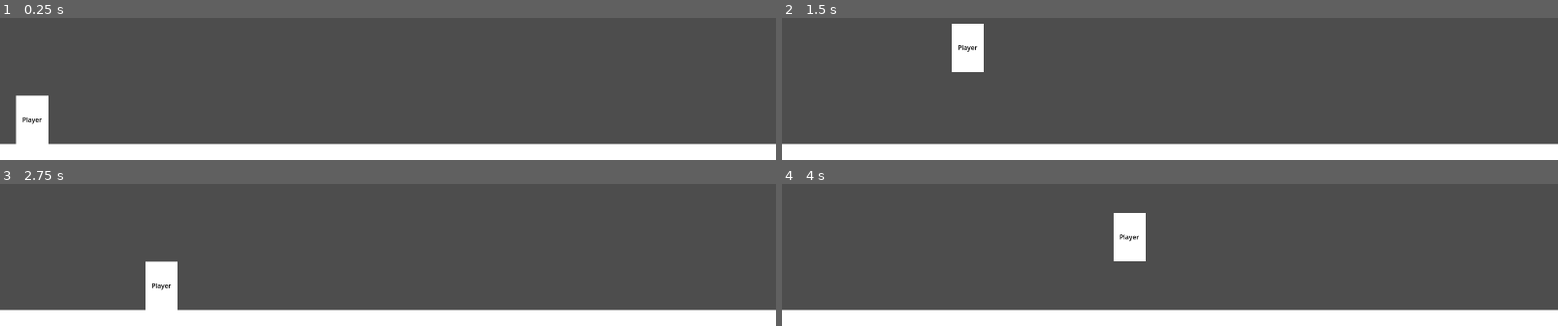
Above: before the commit, frames 1-4 (two rows, left to right).
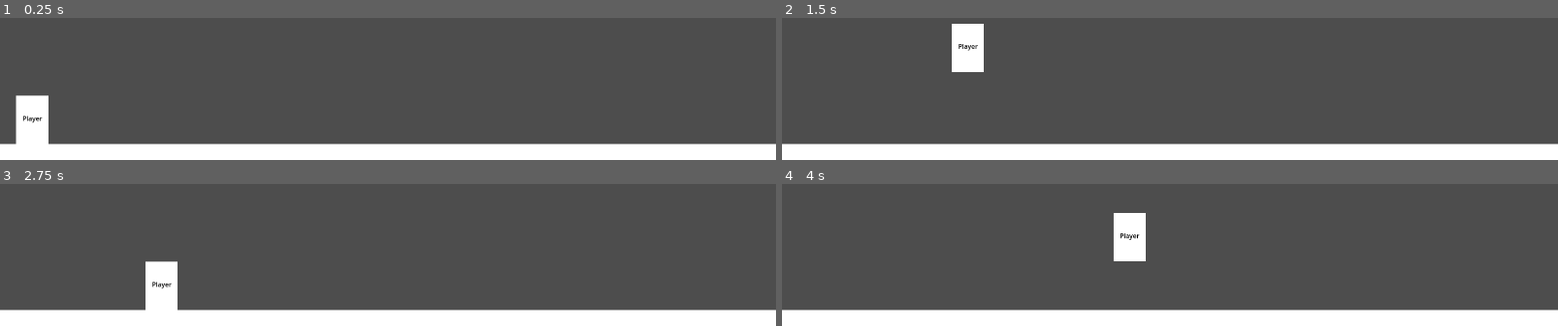
Above: after the commit, the same moments.

Repository: UnChiller/Github-Game-Off-2024
Game: Godot game, scene res://Scenes/world.tscn
Same seed, same stepped clock (60 frames per second), same inputs: the game is played once before the commit and once after it.
Inputs:
- Up to frame 1 (0.25 s): no input
- Up to frame 2 (1.5 s): tap Enter at 0.5 s; hold Right (move_right) from 0.53 s (still down); tap C (jump) at 0.77 s
- Up to frame 3 (2.75 s): tap C (jump) at 1.52 s; release Right (move_right) at 2.03 s; hold Left (move_left) from 2.03 s (still down)
- Up to frame 4 (4 s): release Left (move_left) at 2.78 s; hold Right (move_right) from 2.78 s (still down); tap C (jump) at 3.02, 3.77 s

The runs differ from the first frame. In frame 1, less than 0.1% of the frame differs, in the area x 2-6%, y 68-75%; in frame 2, less than 0.1%, in the area x 22-26%, y 18-24%; in frame 3, less than 0.1%; in frame 4, less than 0.1%.

Commit message:
stuff 👍

Diff:
--- a/Scenes/player.tscn
+++ b/Scenes/player.tscn
@@ -1,23 +1,9 @@
-[gd_scene load_steps=5 format=3 uid="uid://dypaa1cr0c5co"]
+[gd_scene load_steps=4 format=3 uid="uid://dypaa1cr0c5co"]
 
 [ext_resource type="Script" path="res://Scripts/player.gd" id="1_a6yun"]
 
 [sub_resource type="RectangleShape2D" id="RectangleShape2D_ay2ad"]
-size = Vector2(160, 240)
-
-[sub_resource type="GDScript" id="GDScript_qh1x1"]
-script/source = "extends Camera2D
-
-
-# Called when the node enters the scene tree for the first time.
-func _ready():
-	pass # Replace with function body.
-
-
-# Called every frame. 'delta' is the elapsed time since the previous frame.
-func _process(delta):
-	pass
-"
+size = Vector2(80, 120)
 
 [sub_resource type="QuadMesh" id="QuadMesh_col54"]
 
@@ -25,28 +11,26 @@
 script = ExtResource("1_a6yun")
 
 [node name="CollisionShape2D" type="CollisionShape2D" parent="."]
-position = Vector2(0, -120)
+position = Vector2(0, -60)
 shape = SubResource("RectangleShape2D_ay2ad")
 
 [node name="Camera2D" type="Camera2D" parent="."]
 position = Vector2(0, -52)
 limit_left = 0
 limit_top = 0
-limit_bottom = 648
-limit_smoothed = true
-script = SubResource("GDScript_qh1x1")
+limit_bottom = 540
 
 [node name="MeshInstance2D" type="MeshInstance2D" parent="."]
-position = Vector2(0, -120)
-scale = Vector2(160, 240)
+position = Vector2(0, -60)
+scale = Vector2(80, 120)
 mesh = SubResource("QuadMesh_col54")
 
 [node name="RichTextLabel" type="RichTextLabel" parent="."]
 modulate = Color(0, 0, 0, 1)
-offset_left = -50.0
-offset_top = -144.0
-offset_bottom = -120.0
-scale = Vector2(2, 2)
+offset_left = -24.0
+offset_top = -75.0
+offset_right = 26.0
+offset_bottom = -51.0
 bbcode_enabled = true
 text = "Player"
 fit_content = true
--- a/Scenes/world.tscn
+++ b/Scenes/world.tscn
@@ -10,16 +10,16 @@
 [node name="World" type="Node2D"]
 
 [node name="Player" parent="." instance=ExtResource("1_p4fo7")]
-position = Vector2(160, 2080)
+position = Vector2(80, 1040)
 
 [node name="StaticBody2D" type="StaticBody2D" parent="."]
 
 [node name="MeshInstance2D" type="MeshInstance2D" parent="StaticBody2D"]
-position = Vector2(1920, 2120)
-scale = Vector2(3840, 80)
+position = Vector2(960, 1060)
+scale = Vector2(1920, 40)
 mesh = SubResource("QuadMesh_6nx4q")
 
 [node name="CollisionShape2D" type="CollisionShape2D" parent="StaticBody2D"]
-position = Vector2(1920, 2120)
-scale = Vector2(4, 4)
+position = Vector2(960, 1060)
+scale = Vector2(2, 2)
 shape = SubResource("RectangleShape2D_b115b")
--- a/Scripts/player.gd
+++ b/Scripts/player.gd
@@ -1,8 +1,8 @@
 extends CharacterBody2D
 
 
-const SPEED = 800.0
-const JUMP_VELOCITY = -1200.0
+const SPEED = 400.0
+const JUMP_VELOCITY = -600.0
 
 
 func _physics_process(delta):
--- a/project.godot
+++ b/project.godot
@@ -17,10 +17,9 @@
 
 [display]
 
-window/size/viewport_width=3840
-window/size/viewport_height=2160
+window/size/viewport_width=1920
+window/size/viewport_height=1080
 window/size/mode=3
-window/size/resizable=false
 window/size/borderless=true
 window/stretch/mode="viewport"
 
@@ -54,9 +53,4 @@
 
 [physics]
 
-2d/default_gravity=2000.0
-
-[rendering]
-
-renderer/rendering_method="gl_compatibility"
-renderer/rendering_method.mobile="gl_compatibility"
+2d/default_gravity=1000.0
